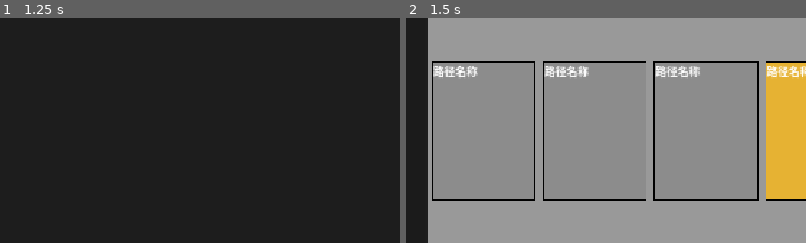
Above: before the commit, frames 1-2 (left to right).
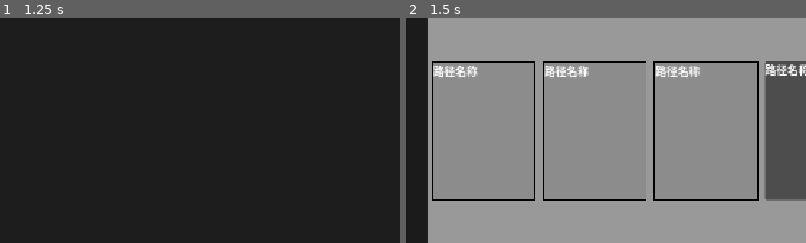
Above: after the commit, the same moments.

Repository: sevenyjl/Cultivation-Game
Game: Godot game, scene res://tscns/main.tscn
Two runs of this game, one before a commit and one after it. Both use one fixed random seed, a clock stepped at 60 frames per second and the inputs below.
Inputs:
- Up to frame 1 (1.25 s): click "修炼功法" at 0.5 s
- Up to frame 2 (1.5 s): click "背包" at 1.25 s
The pictures show only the part of the screen within x 50-100%, y 27-77%; the shares and areas given below are measured in that part.

Frame 1 is identical in both runs. In frame 2, 6.5% of the frame differs, in the area x 89-100%, y 19-82%.

Commit message:
feat(冒险路径): 添加路径节点选择和层级控制功能
- 为冒险路径节点添加类名和禁用属性
- 实现层级索引存储和相邻节点选择限制
- 添加自动滚动到最新层级功能
- 优化节点初始化类型转换

Diff:
--- a/cultivation-godot/tscns/冒险面板.gd
+++ b/cultivation-godot/tscns/冒险面板.gd
@@ -2,6 +2,7 @@
 
 var _current_level: int = 0 # 当前层级
 var _node_scene:= preload("res://tscns/组件/冒险路径节点.tscn")
+var _selected_indices: Dictionary = {} # 存储每层选中的节点索引
 
 # 创建路径节点
 func _create_path_node(has_blocked: bool = true) -> Array:
@@ -40,27 +41,54 @@
 	hBoxContainer.add_theme_constant_override("separation",10)
 	var layers_vbox = $"主容器/路径显示区域/路径择容器/层数"
 	layers_vbox.add_child(hBoxContainer)
-	for i in path_nodes:
-		hBoxContainer.add_child(i)
+	for i in range(path_nodes.size()):
+		var node = path_nodes[i]
+		hBoxContainer.add_child(node)
+		# 存储节点索引信息
+		node.set_meta("level_index", 0)
+		node.set_meta("node_index", i)
 		# 连接节点选中信号
-		i.connect("node_selected", _on_node_selected)
+		node.connect("node_selected", _on_node_selected)
 
-func _on_node_selected(selected_node) -> void:
-	# 生成下一层节点
-	_current_level += 1
+func _on_node_selected(selected_node:AdventurePathNode) -> void:
+	# 标记节点为已选择，禁用它
+	selected_node.disable=true
+
+	# 获取当前节点的层级和索引
+	var current_level = selected_node.get_meta("level_index", 0)
+	var node_index = selected_node.get_meta("node_index", 0)
+
+	# 存储选中的索引
+	_selected_indices[current_level] = node_index
+
+	# 计算下一层的层级
+	var next_level = current_level + 1
+
 	# 检查是否已经有下一层，如果有则不重复生成
 	var layers_vbox = $"主容器/路径显示区域/路径择容器/层数"
-	if layers_vbox.get_child_count() <= _current_level:
+	if layers_vbox.get_child_count() <= next_level:
 		# 创建新的层级
 		var next_level_nodes = _create_path_node()
 		var hBoxContainer:HBoxContainer = HBoxContainer.new()
 		hBoxContainer.alignment = BoxContainer.ALIGNMENT_CENTER
 		hBoxContainer.add_theme_constant_override("separation", 10)
 		layers_vbox.add_child(hBoxContainer)
-		for node in next_level_nodes:
+
+		# 添加下一层节点并设置可访问性
+		for i in range(next_level_nodes.size()):
+			var node = next_level_nodes[i]
 			hBoxContainer.add_child(node)
+			# 存储节点索引信息
+			node.set_meta("level_index", next_level)
+			node.set_meta("node_index", i)
 			# 连接节点选中信号
 			node.connect("node_selected", _on_node_selected)
+
+		# 根据当前选中节点的索引，禁用下一层中不可选择的节点
+		_update_next_level_accessibility(layers_vbox.get_child(next_level), node_index)
+
+	# 更新当前层级
+	_current_level = next_level
 
 	# 滚动到最底部显示最新层级
 	# 获取滚动容器（假设"路径择容器"是ScrollContainer类型）
@@ -69,3 +97,22 @@
 		# 使用call_deferred确保UI更新后再滚动
 		await get_tree().process_frame
 		scroll_container.set_deferred("scroll_vertical", scroll_container.get_v_scroll_bar().max_value)
+
+func _update_next_level_accessibility(next_level_container, selected_index) -> void:
+	# 计算下一层可选择的节点范围
+	# 规则：选择索引为i的节点，下一层只能选择i-1、i、i+1（包含自身的相邻索引）
+	var next_level_nodes = next_level_container.get_children()
+	var max_index = next_level_nodes.size() - 1
+
+	# 计算可选择的索引范围
+	var min_available = max(0, selected_index - 1)  # 确保不小于0
+	var max_available = min(max_index, selected_index + 1)  # 确保不大于最大索引
+
+	# 设置节点的可访问性
+	for i in range(next_level_nodes.size()):
+		var node = next_level_nodes[i] as AdventurePathNode
+		# 只有在允许范围内的节点才可以选择
+		if i >= min_available and i <= max_available:
+			node.disable=false  # 允许选择
+		else:
+			node.disable=true  # 禁用不可选择的节点
--- a/cultivation-godot/tscns/组件/冒险路径节点.gd
+++ b/cultivation-godot/tscns/组件/冒险路径节点.gd
@@ -1,7 +1,9 @@
 extends PanelContainer
+class_name AdventurePathNode
 
 var _data:BasePathNode
 @onready var _label:Label=$VBoxContainer/Label
+@export var disable:bool=false
 var _selected: bool = false
 
 func _ready() -> void:
@@ -12,8 +14,8 @@
 	if event is InputEventMouseButton and event.button_index == MOUSE_BUTTON_LEFT and event.pressed and _data and _data.can_selected:
 		_on_clicked()
 
-func 初始化(basePathNode:BasePathNode) -> void:
-	_data = basePathNode
+func 初始化(basePathNode) -> void:
+	_data = basePathNode as BasePathNode
 	# 更新标签文本
 	if _label and basePathNode.has_property("name_str"):
 		_label.text = basePathNode.name_str
